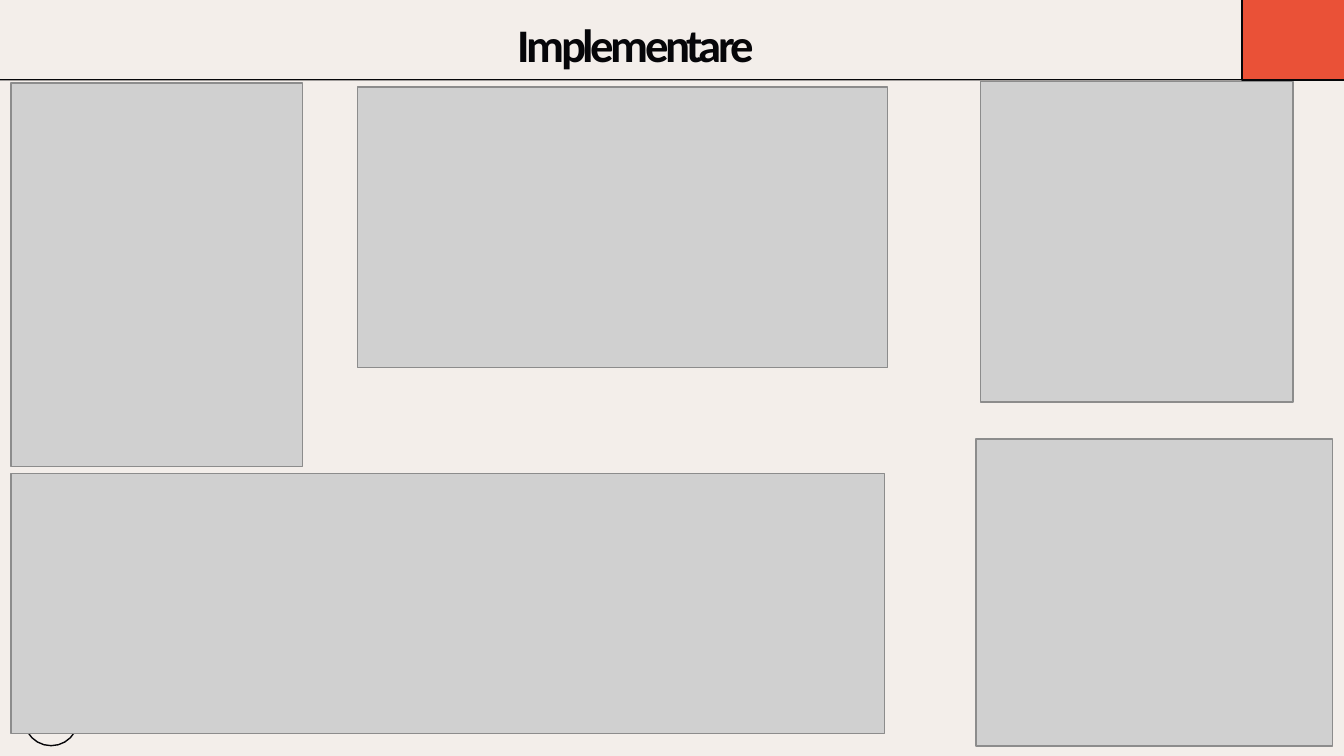
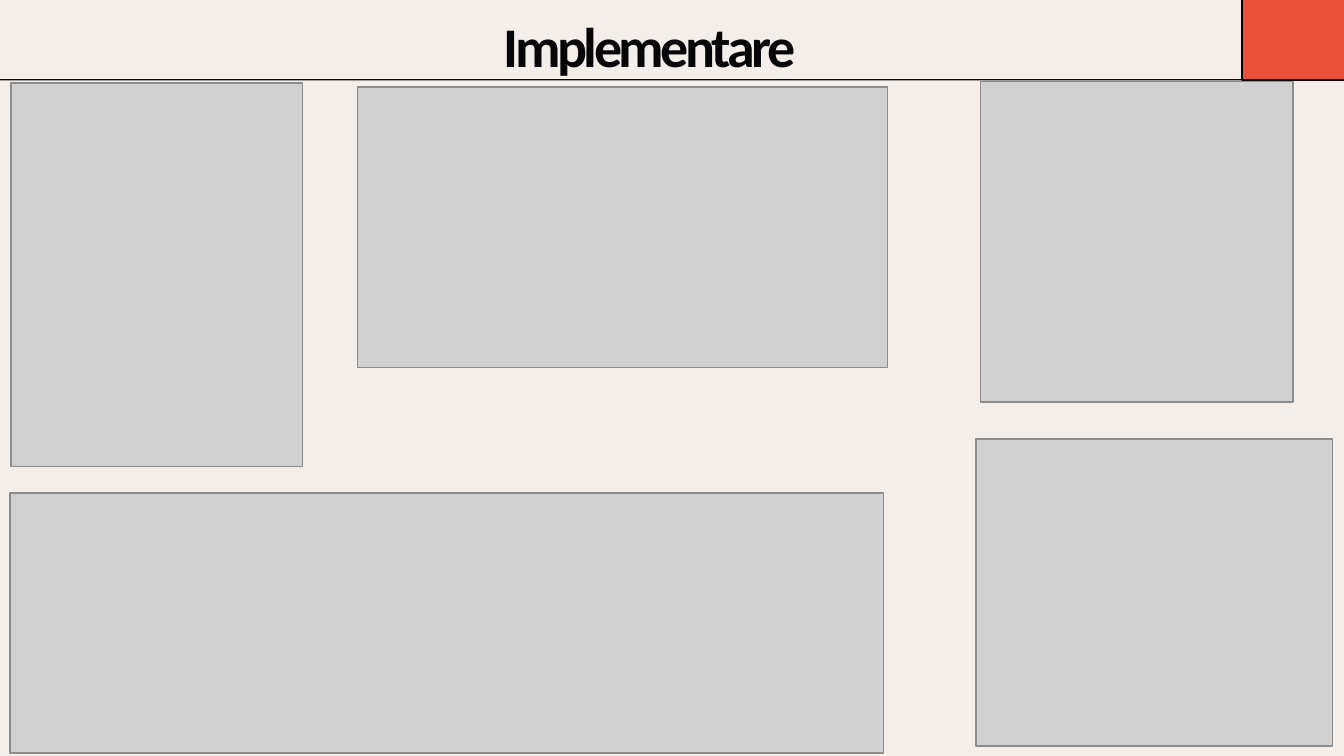
Before and after one commit to Dragomir1401/VisioScience-3D, a slide deck: slide 9 of Roadmap/scss/Prezentare_Final_Dragomir_Andrei.pptx. Drawn at 1344x756 pixels with LibreOffice and Linux fonts; fonts in the diff are those of the drawing; grey boxes stand for pictures. Boxes give left, top, right and bottom in pixels: in the first picture for what was removed or moved away, otherwise in the second. Text is boxed around its words. In the diff, an @@ line names an element or a change of style, - is before the commit and + after.

```diff
--- a/Roadmap/scss/Prezentare_Final_Dragomir_Andrei.pptx
+++ b/Roadmap/scss/Prezentare_Final_Dragomir_Andrei.pptx
@@ text "Implementare": place and size @@
-text "Implementare" at [518,29,755,70]
+text "Implementare" at [504,27,796,80]
@@ text "Implementare" at [504,27,796,80]: size 25 to 30 pt @@
@@ picture: place and size @@
-picture at [11,473,884,732]
+picture at [11,493,884,753]
@@ freeform shape removed at [24,691,78,745] @@
@@ text removed at [43,703,59,737] @@
-<
```
Also in this commit, not shown: 15 other slides changed.
